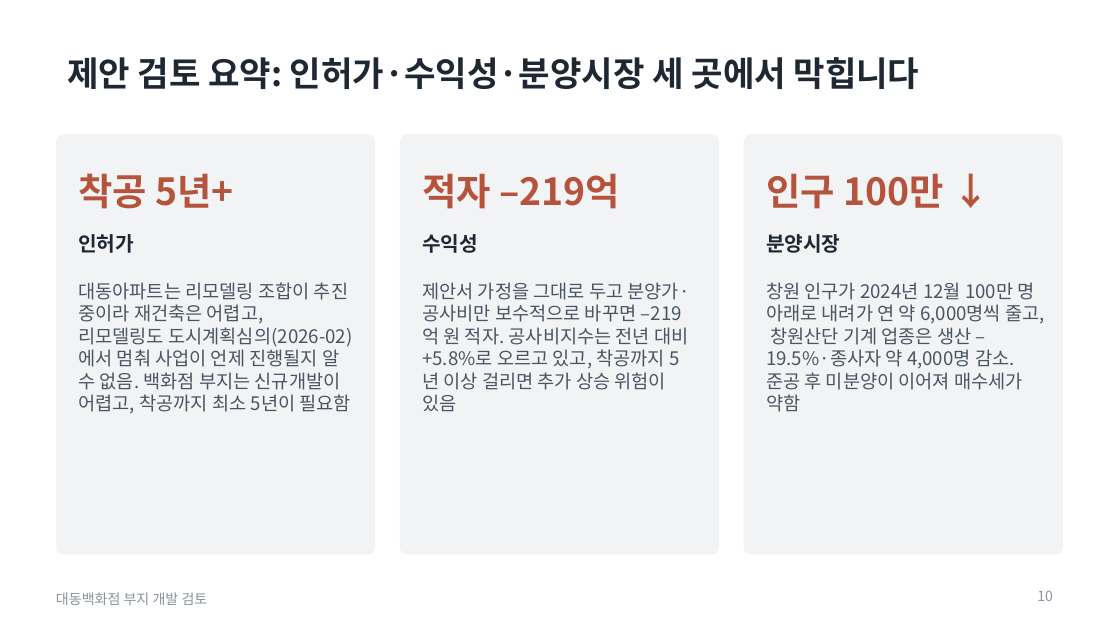
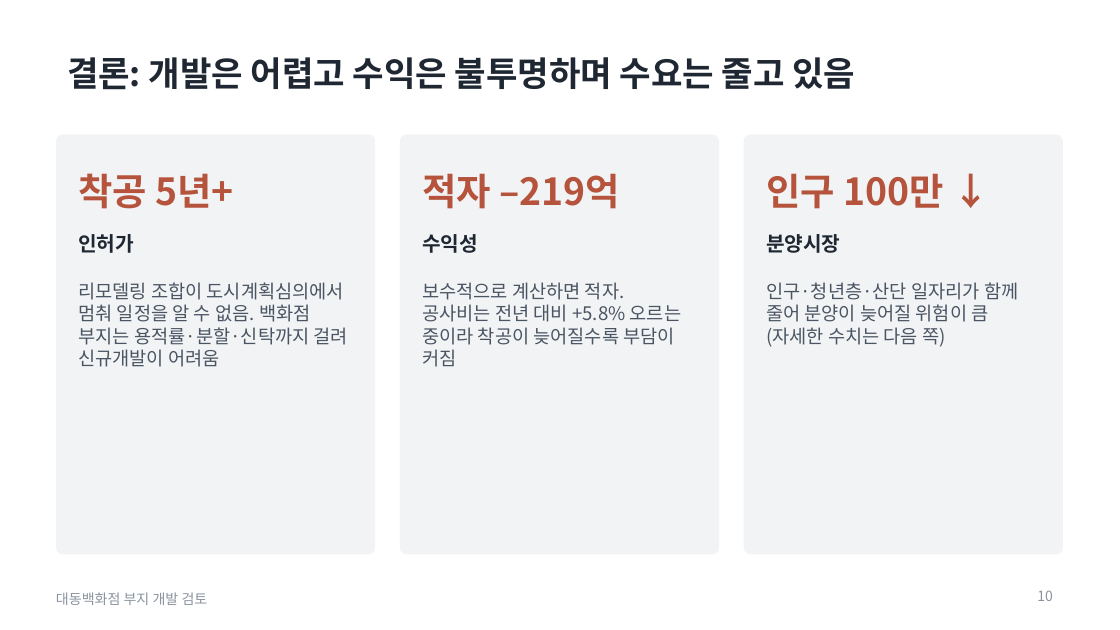
Before and after one commit to nadriboy2-design/dorim-redev-system, a slide deck: slide 10 of analysis/daedong/보고서/대동백화점_현장방문보고_제안검토요약2장추가_2026-11-13.pptx. Drawn at 1120x630 pixels with LibreOffice and Linux fonts; fonts in the diff are those of the drawing. Boxes give left, top, right and bottom in pixels: in the first picture for what was removed or moved away, otherwise in the second. Text is boxed around its words. In the diff, an @@ line names an element or a change of style, - is before the commit and + after.

```diff
--- a/analysis/daedong/보고서/대동백화점_현장방문보고_제안검토요약2장추가_2026-11-13.pptx
+++ b/analysis/daedong/보고서/대동백화점_현장방문보고_제안검토요약2장추가_2026-11-13.pptx
@@ title at bbox=[67, 57, 855, 90]: text changed @@
-제안 검토 요약: 인허가·수익성·분양시장 세 곳에서 막힙니다
+결론: 개발은 어렵고 수익은 불투명하며 수요는 줄고 있음
@@ text at bbox=[78, 282, 348, 367]: text changed @@
-대동아파트는 리모델링 조합이 추진 중이라 재건축은 어렵고, 리모델링도 도시계획심의(2026-02)에서 멈춰 사업이 언제 진행될지 알 수 없음. 백화점 부지는 신규개발이 어렵고, 착공까지 최소 5년이 필요함
+리모델링 조합이 도시계획심의에서 멈춰 일정을 알 수 없음. 백화점 부지는 용적률·분할·신탁까지 걸려 신규개발이 어려움
@@ text at bbox=[422, 282, 681, 367]: text changed @@
-제안서 가정을 그대로 두고 분양가·공사비만 보수적으로 바꾸면 –219억 원 적자. 공사비지수는 전년 대비 +5.8%로 오르고 있고, 착공까지 5년 이상 걸리면 추가 상승 위험이 있음
+보수적으로 계산하면 적자. 공사비는 전년 대비 +5.8% 오르는 중이라 착공이 늦어질수록 부담이 커짐
@@ text at bbox=[766, 282, 1018, 347]: text changed @@
-창원 인구가 2024년 12월 100만 명 아래로 내려가 연 약 6,000명씩 줄고, 창원산단 기계 업종은 생산 –19.5%·종사자 약 4,000명 감소. 준공 후 미분양이 이어져 매수세가 약함
+인구·청년층·산단 일자리가 함께 줄어 분양이 늦어질 위험이 큼 (자세한 수치는 다음 쪽)
```
Also in this commit, not shown: 1 other slide changed.
